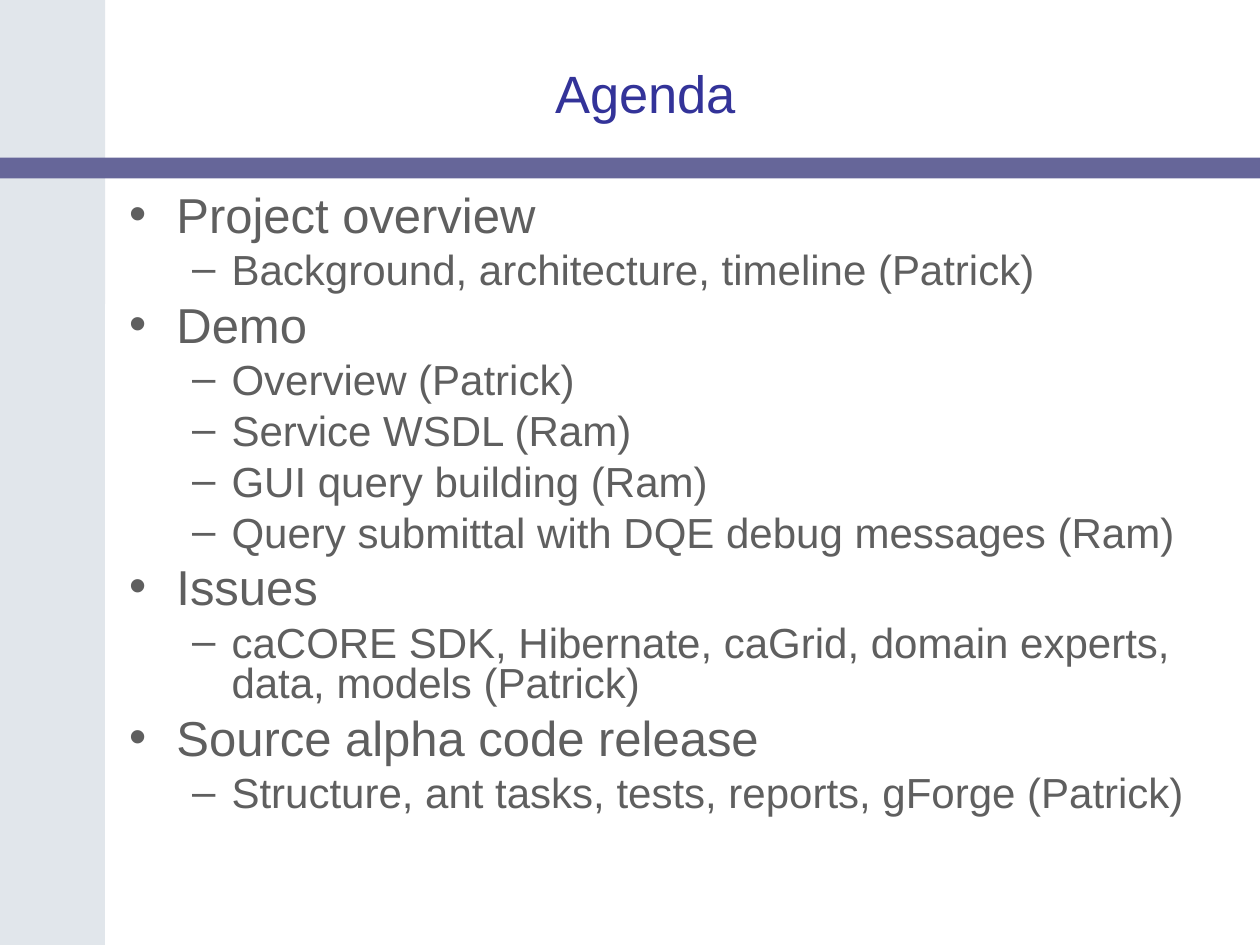
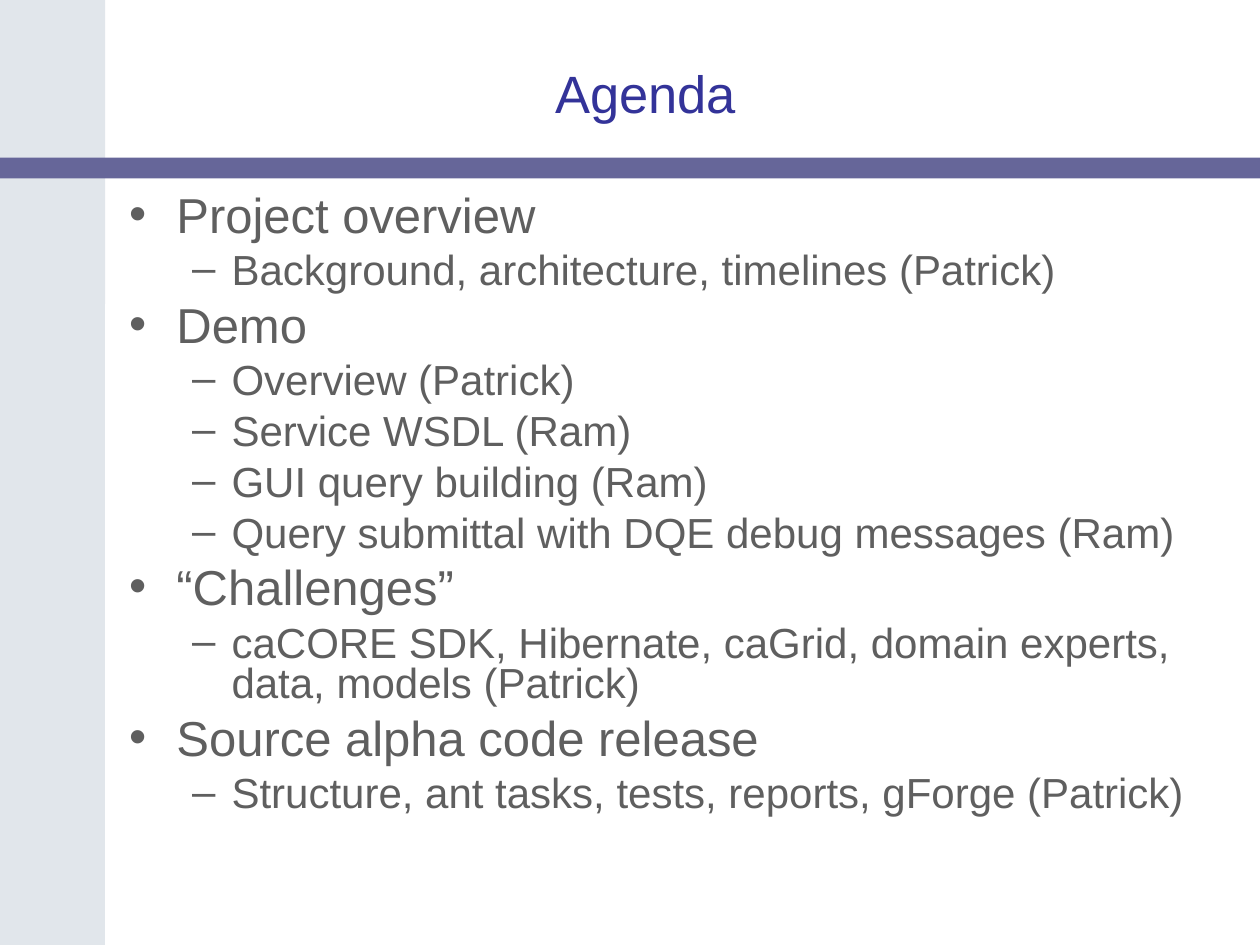
Before and after one commit to NCIP/catrip, a slide deck: slide 2 of catrip/documentation/presentations/catrip_alpha_demo_2006_08_11/catrip_alpha_demo_2006_08_11.ppt. Drawn at 1260x945 pixels with LibreOffice and Linux fonts; fonts in the diff are those of the drawing; background and template pictures are left out. Boxes give left, top, right and bottom in pixels: in the first picture for what was removed or moved away, otherwise in the second. Text is boxed around its words. In the diff, an @@ line names an element or a change of style, - is before the commit and + after.

```diff
--- a/catrip/documentation/presentations/catrip_alpha_demo_2006_08_11/catrip_alpha_demo_2006_08_11.ppt
+++ b/catrip/documentation/presentations/catrip_alpha_demo_2006_08_11/catrip_alpha_demo_2006_08_11.ppt
@@ text at [232,254,1055,293]: text changed @@
-  – Background, architecture, timeline (Patrick)
+  – Background, architecture, timelines (Patrick)
@@ text at [176,569,453,615]: text changed @@
-• Issues
+• “Challenges”
```
Also in this commit, not shown: 14 other slides changed.
